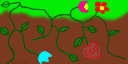
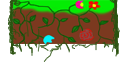
Layer changes from the first (128, 64) image to the second:
painted on "Calque 1" over 0, 0, 128, 64
